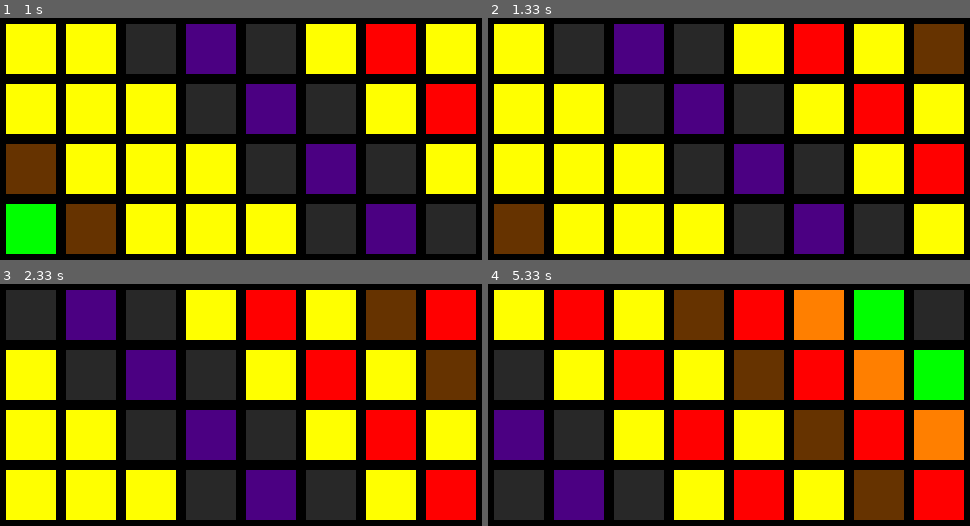
Above: before the commit, frames 1-4 (two rows, left to right).
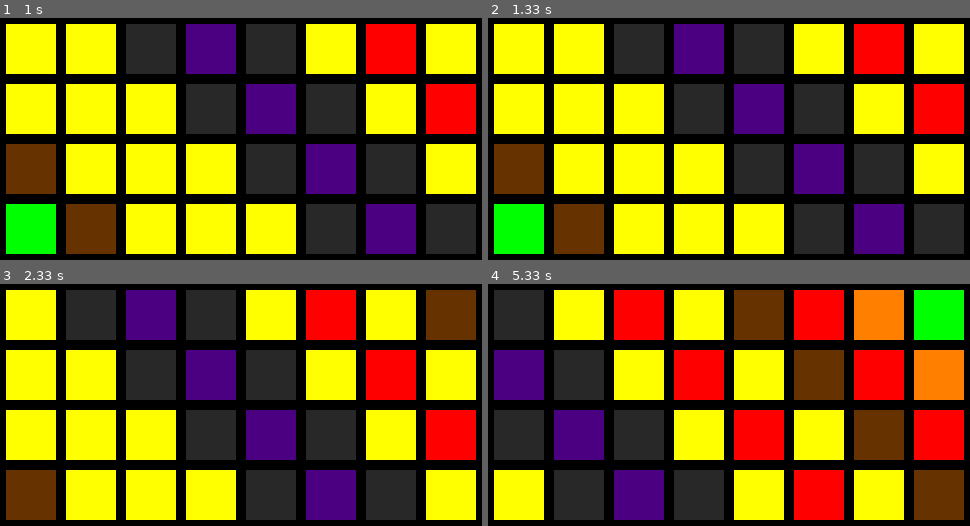
Above: after the commit, the same moments.

Repository: jduffey/watchgirl
Game: pygame game, started from signalmaker.py
Same seed, same stepped clock (60 frames per second), same inputs: the game is played once before the commit and once after it.
Inputs:
- Up to frame 1 (1 s): no input
- Up to frame 2 (1.33 s): no input
- Up to frame 3 (2.33 s): no input
- Up to frame 4 (5.33 s): no input

Frame 1 is identical in both runs. In frame 2, 54% of the frame differs, in the area x 1-99%, y 2-98%; in frame 3, 58%; in frame 4, 69%.

Commit message:
Force loops to start halfway between periods

Diff:
--- a/signalmaker.py
+++ b/signalmaker.py
@@ -89,7 +89,9 @@
 isDrawingActive = True
 
 
-startTime = time.time()
+# force loops to start halfway between periods
+startTime = time.time() - (time.time() % PERIOD_IN_SECONDS) + PERIOD_IN_SECONDS / 2
+print(startTime)
 
 while isDrawingActive:
 
